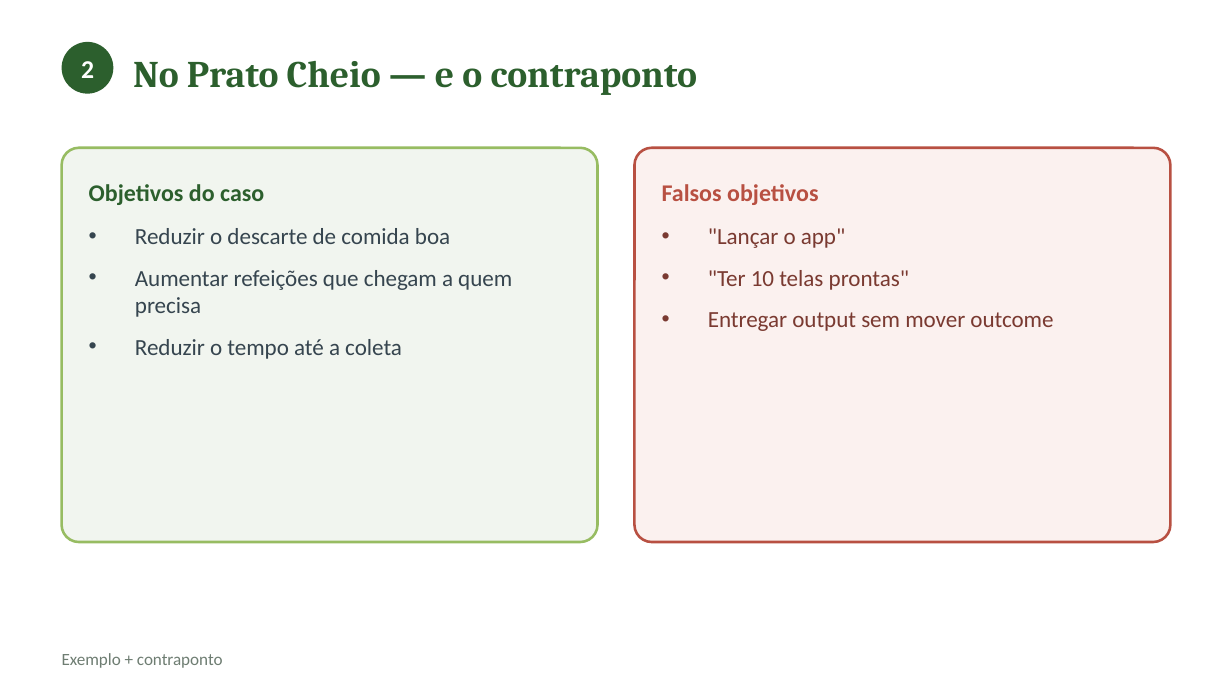
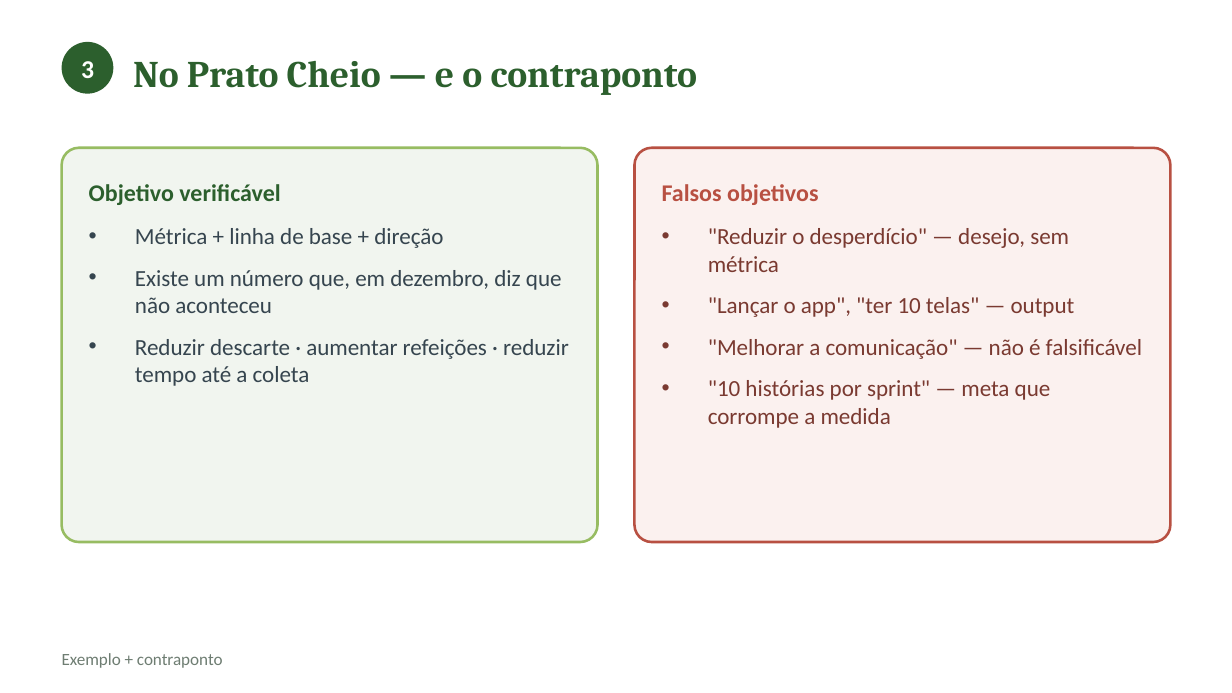
Before and after one commit to CatolicaSC-EngSoft/g1126-analise-projeto-desenvolvimento-agil-alunos, a slide deck: slide 11 of slides/aula-02-stakeholders-objetivos-conflitos.pptx (slide 8 before the commit). Drawn at 1232x693 pixels with LibreOffice and Linux fonts; fonts in the diff are those of the drawing. Boxes give left, top, right and bottom in pixels: in the first picture for what was removed or moved away, otherwise in the second. Text is boxed around its words. In the diff, an @@ line names an element or a change of style, - is before the commit and + after.

```diff
--- a/slides/aula-02-stakeholders-objetivos-conflitos.pptx
+++ b/slides/aula-02-stakeholders-objetivos-conflitos.pptx
@@ text at bbox=[81, 61, 94, 78]: text changed @@
-2
+3
@@ text at bbox=[89, 184, 280, 205]: text changed @@
-Objetivos do caso
+Objetivo verificável
@@ text at bbox=[135, 228, 569, 386]: text changed @@
-• Reduzir o descarte de comida boa
-• Aumentar refeições que chegam a quem precisa
-• Reduzir o tempo até a coleta
+• Métrica + linha de base + direção
+• Existe um número que, em dezembro, diz que não aconteceu
+• Reduzir descarte · aumentar refeições · reduzir tempo até a coleta
@@ text at bbox=[708, 228, 1142, 428]: text changed @@
-• "Lançar o app"
-• "Ter 10 telas prontas"
-• Entregar output sem mover outcome
+• "Reduzir o desperdício" — desejo, sem métrica
+• "Lançar o app", "ter 10 telas" — output
+• "Melhorar a comunicação" — não é falsificável
+• "10 histórias por sprint" — meta que corrompe a medida
```
Also in this commit, not shown: 10 other slides changed, 8 slides added, 1 slide removed, 3 other files.
